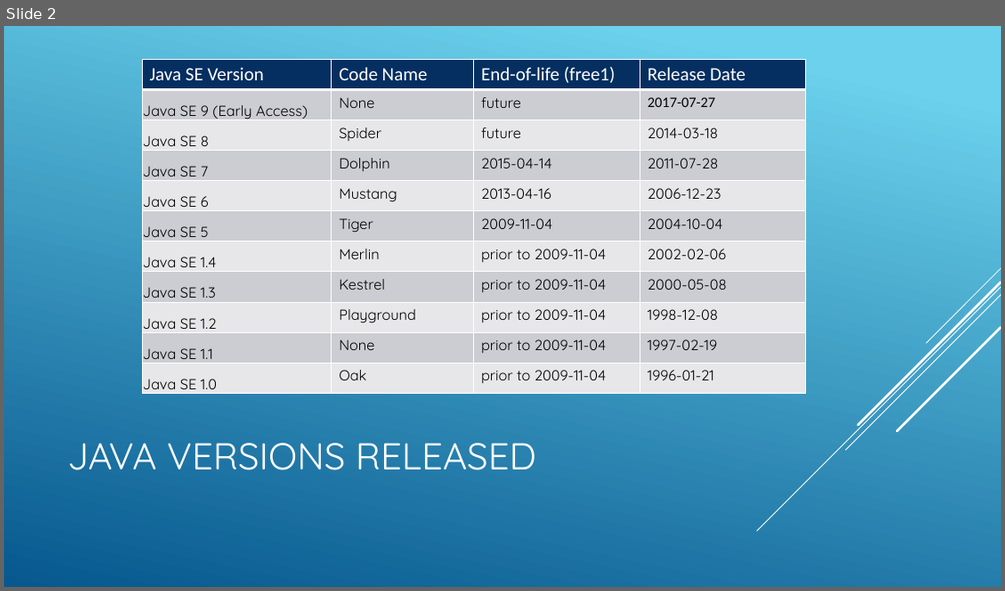
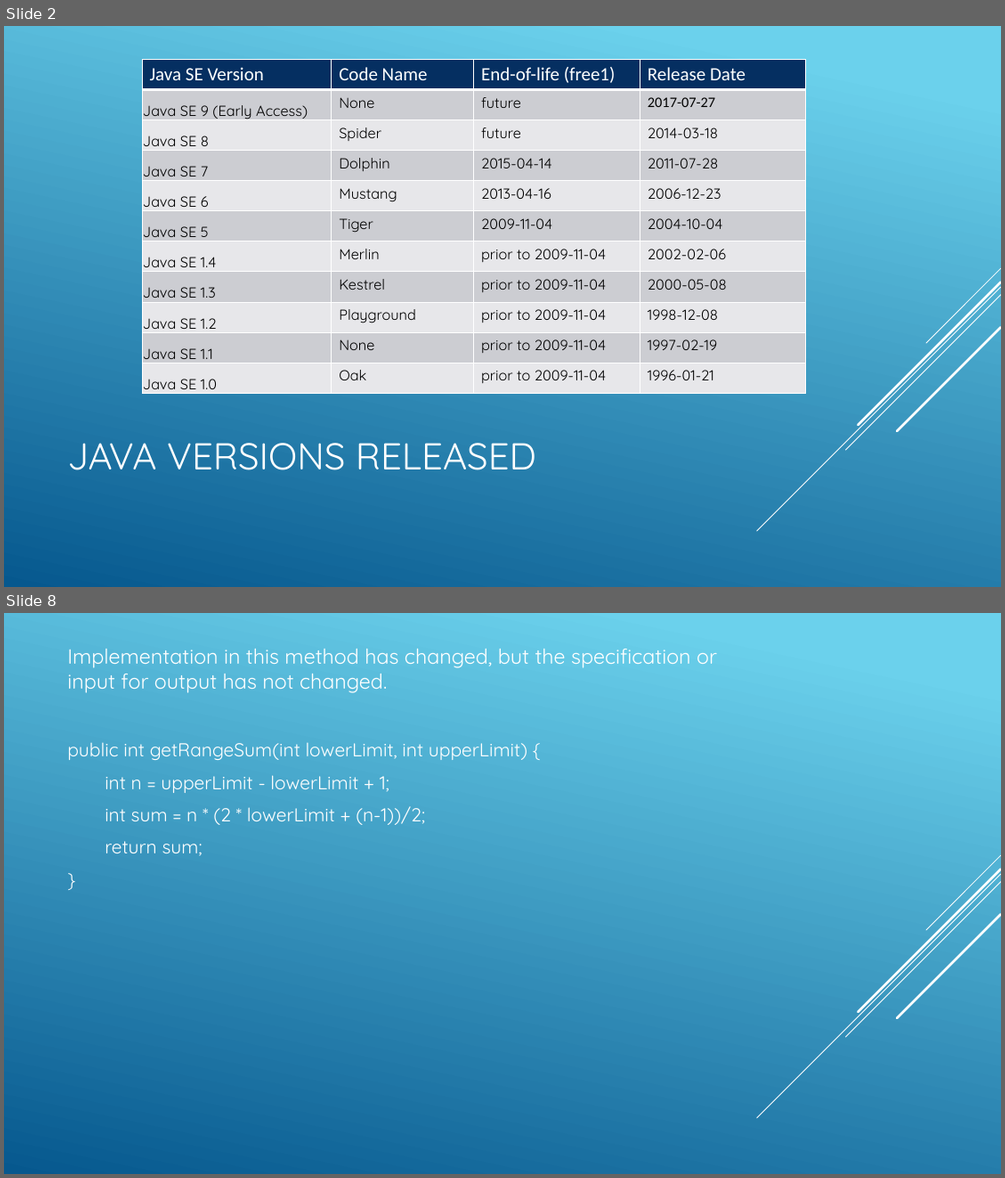
Before and after one commit to VeerababuK/Core-Java, a slide deck: Core java.pptx. Shown one above the other, each under a label of ours: slide 2 before the commit, slides 2 and 8 after it; the slides between them are not shown. The pictures are 1005x591 and 1005x1178 pixels, drawn with LibreOffice and Linux fonts; fonts in the diff are those of the drawing. Boxes give left, top, right and bottom in pixels: in the first picture for what was removed or moved away, otherwise in the second. Text is boxed around its words. In the diff, an @@ line names an element or a change of style, - is before the commit and + after.

```diff
--- a/Core java.pptx
+++ b/Core java.pptx
@@ slide 8 added at (x1=4, y1=613, x2=1001, y2=1174), background gradient #6ED2EB to #06588E; not listed: 5 template elements that a slide beside it also shows @@
@@ text added at (x1=67, y1=649, x2=717, y2=856), 18 pt, text #FFFFFF @@
+Implementation in this method has changed, but the specification or input for output has not changed.
+public int getRangeSum(int lowerLimit, int upperLimit) {
+  int n = upperLimit - lowerLimit + 1;
+  int sum = n * (2 * lowerLimit + (n-1))/2;
+  return sum;
+}
```
Also in this commit, not shown: 1 slide changed, 25 other slides added, 1 other file.
